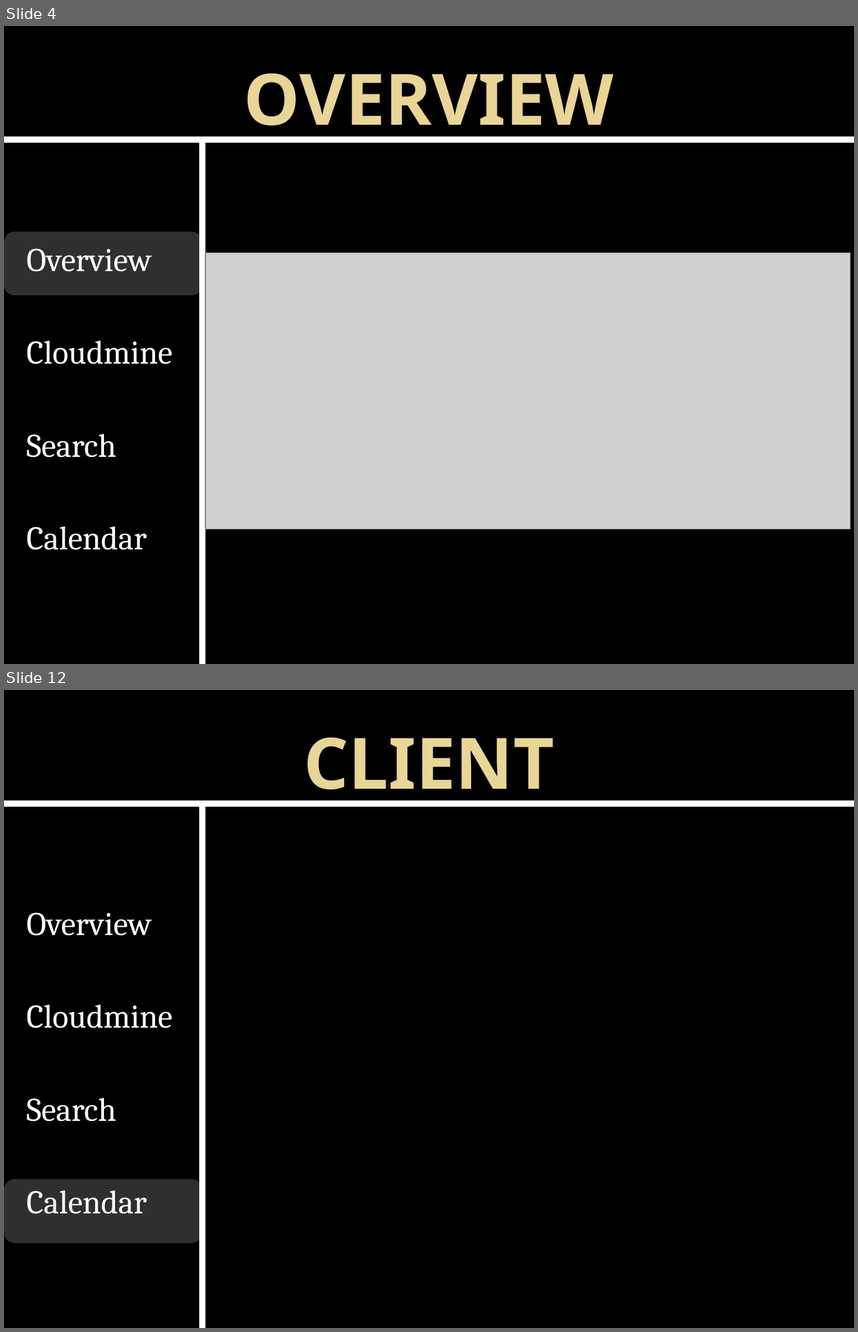
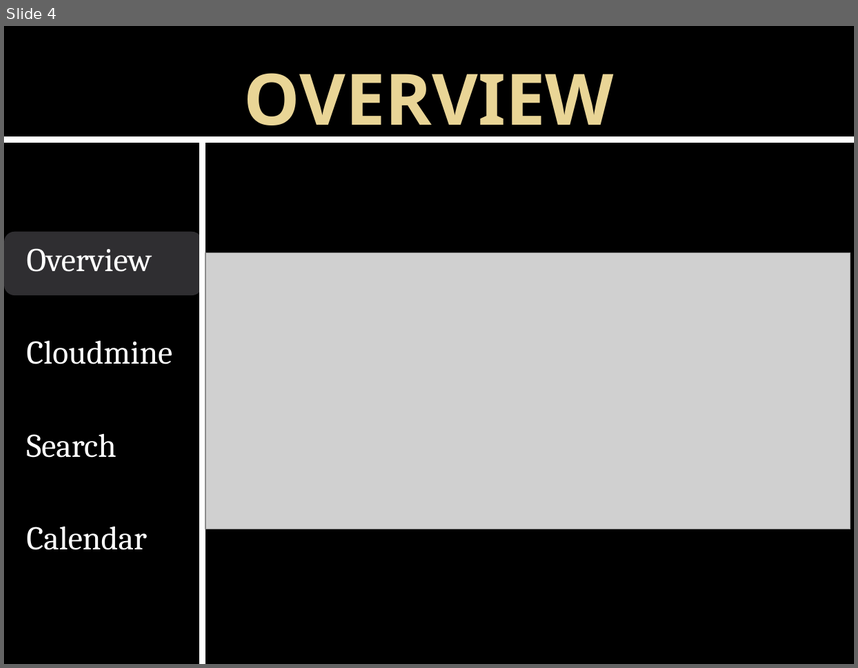
Before and after one commit to times05/Concert_Calendar, a slide deck: Concert Calendar Presentation.pptx. Shown one above the other, each under a label of ours: slides 4 and 12 before the commit, slide 4 after it; the slides between them are not shown. The pictures are 858x1332 and 858x668 pixels, drawn with LibreOffice and Linux fonts; fonts in the diff are those of the drawing; grey boxes stand for pictures; background and template pictures are left out. Boxes give left, top, right and bottom in pixels: in the first picture for what was removed or moved away, otherwise in the second. Text is boxed around its words. In the diff, an @@ line names an element or a change of style, - is before the commit and + after.

```diff
--- a/Concert Calendar Presentation.pptx
+++ b/Concert Calendar Presentation.pptx
@@ slide 12 removed at [4,690,854,1328], background picture (left out) @@
@@ title removed at [303,737,555,807] @@
-CLIENT
@@ line removed from (4, 803) to (854, 803) @@
@@ line removed from (202, 803) to (202, 1328) @@
@@ subtitle removed at [27,912,173,1214] @@
-Overview
-Cloudmine
-Search
-Calendar
@@ rounded rectangle removed at [4,1179,202,1243] @@
```
Also in this commit, not shown: 7 slides changed, 1 slide added, 1 other slide removed.
